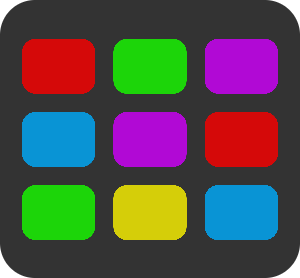
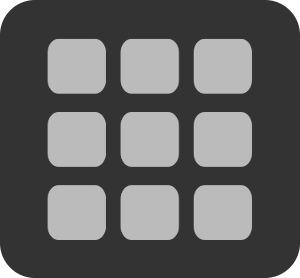
Layered file, before and after one edit (300 x 278). Changes by layer:
hid "Layer #1", painted on it over bbox(22, 39, 278, 240)
showed "Screen Shot 2016-04-26 at 12.22.43 AM.png", painted on it over bbox(22, 38, 278, 240)
